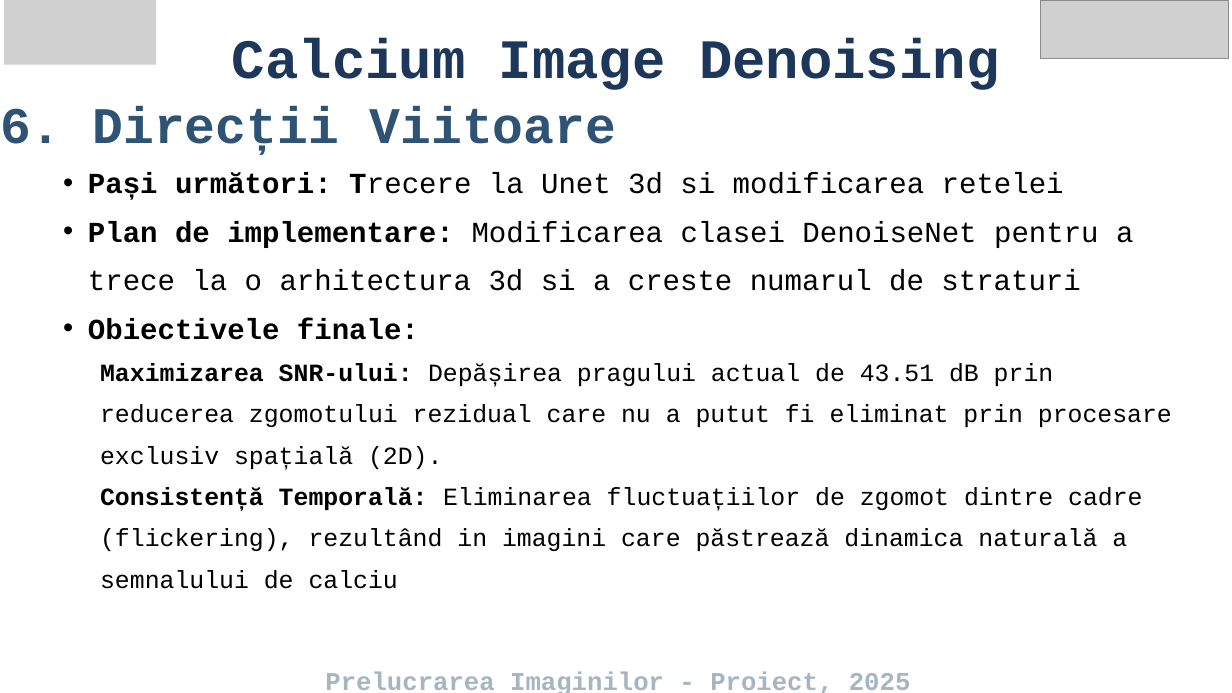
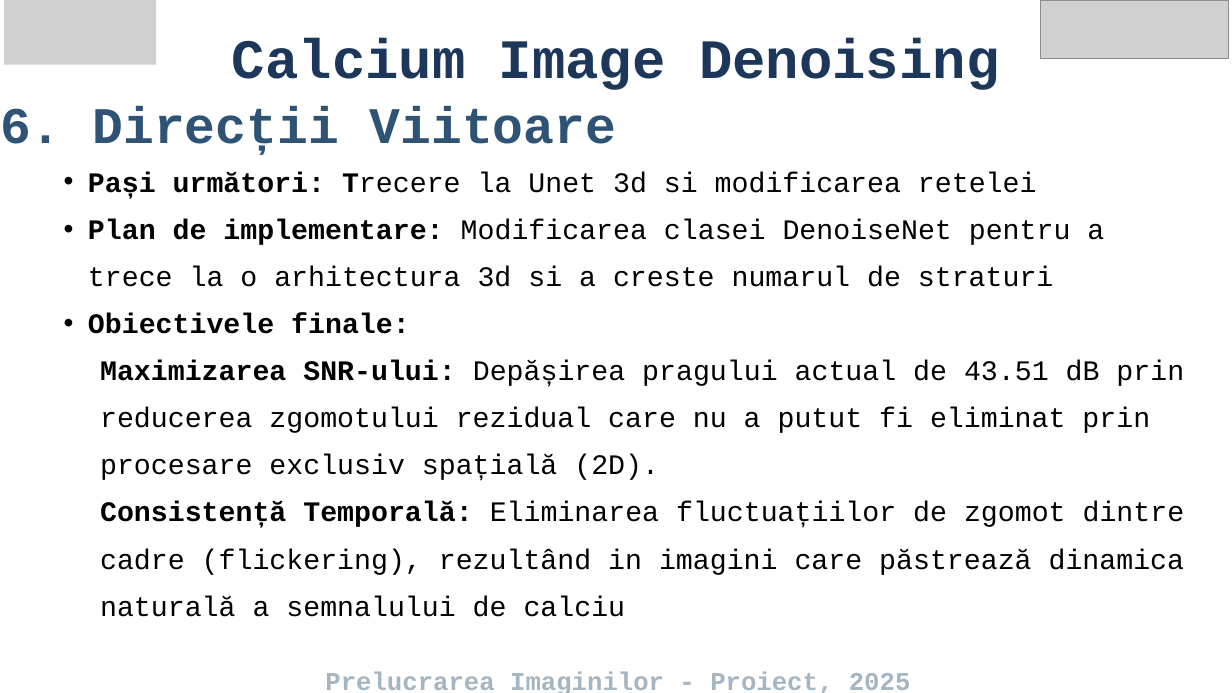
Before and after one commit to gsg211/CalciumDenoising, a slide deck: slide 7 of Calcium Image Denoising.pptx. Drawn at 1232x693 pixels with LibreOffice and Linux fonts; fonts in the diff are those of the drawing; grey boxes stand for pictures. Boxes give left, top, right and bottom in pixels: in the first picture for what was removed or moved away, otherwise in the second. Text is boxed around its words. In the diff, an @@ line names an element or a change of style, - is before the commit and + after.

```diff
--- a/Calcium Image Denoising.pptx
+++ b/Calcium Image Denoising.pptx
@@ text "Pași următori: Trecere la Unet ..." at box(88, 172, 1185, 617): size 34 to 33 pt in "Pași următori: Trecere la Unet 3d si ...", "Plan de implementare: Modificarea clasei DenoiseNet pentru ...", "Obiectivele finale:"; size 29 to 33 pt in "Maximizarea SNR-ului: Depășirea pragului actual de 43.51 ...", "Consistență Temporală: Eliminarea fluctuațiilor de zgomot di ..."; indent changed @@
```
Also in this commit, not shown: 4 other slides changed.
